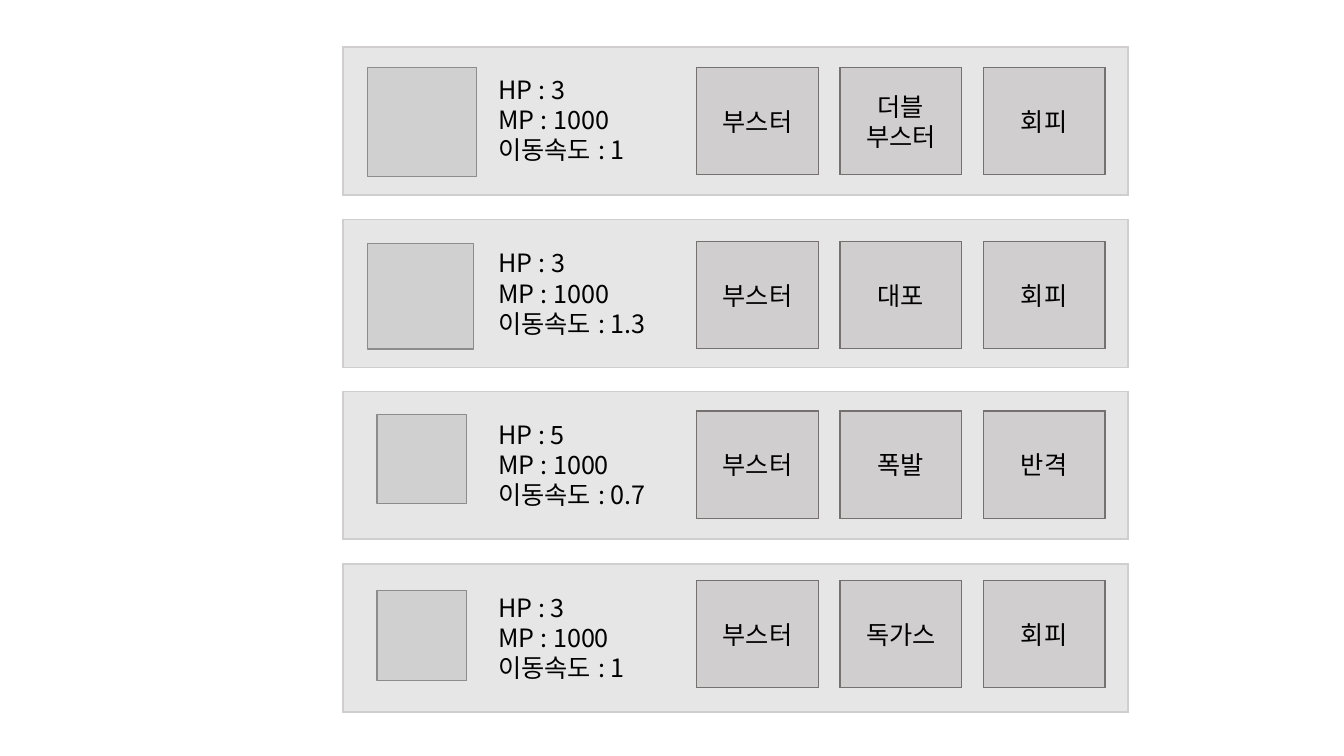
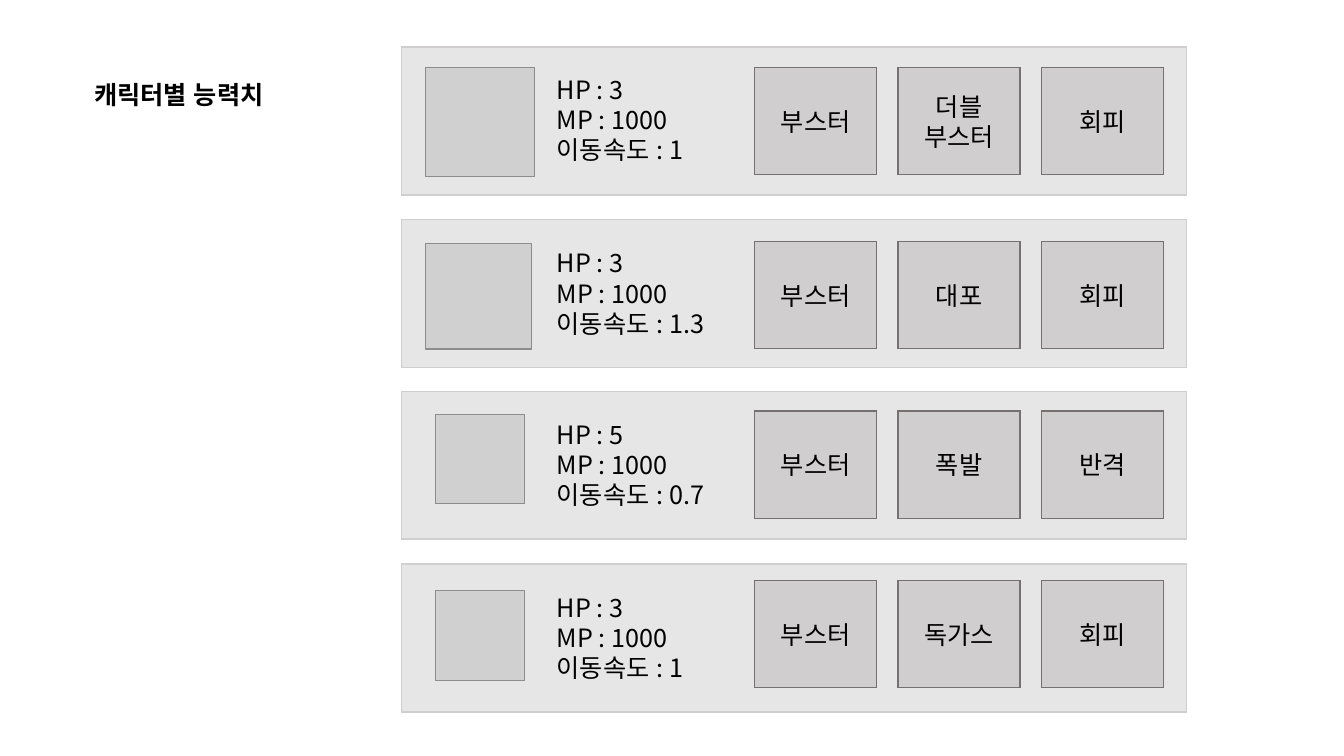
Before and after one commit to penspanic/ITWGamejam, a slide deck: slide 14 of Plan/Rocketman_씬&스킬구성.pptx. Drawn at 1344x756 pixels with LibreOffice and Linux fonts; fonts in the diff are those of the drawing; grey boxes stand for pictures. Boxes give left, top, right and bottom in pixels: in the first picture for what was removed or moved away, otherwise in the second. Text is boxed around its words. In the diff, an @@ line names an element or a change of style, - is before the commit and + after.

```diff
--- a/Plan/Rocketman_씬&스킬구성.pptx
+++ b/Plan/Rocketman_씬&스킬구성.pptx
@@ text added at (x1=94, y1=83, x2=264, y2=107), 18 pt, text #000000, bold @@
+캐릭터별 능력치
@@ 16 rectangles, 4 pictures moved together from (x1=343, y1=47, x2=1128, y2=712) to (x1=401, y1=47, x2=1187, y2=712) @@
@@ 4 texts moved together from (x1=498, y1=80, x2=646, y2=679) to (x1=557, y1=80, x2=704, y2=679) @@
```
Also in this commit, not shown: 8 other slides changed.
